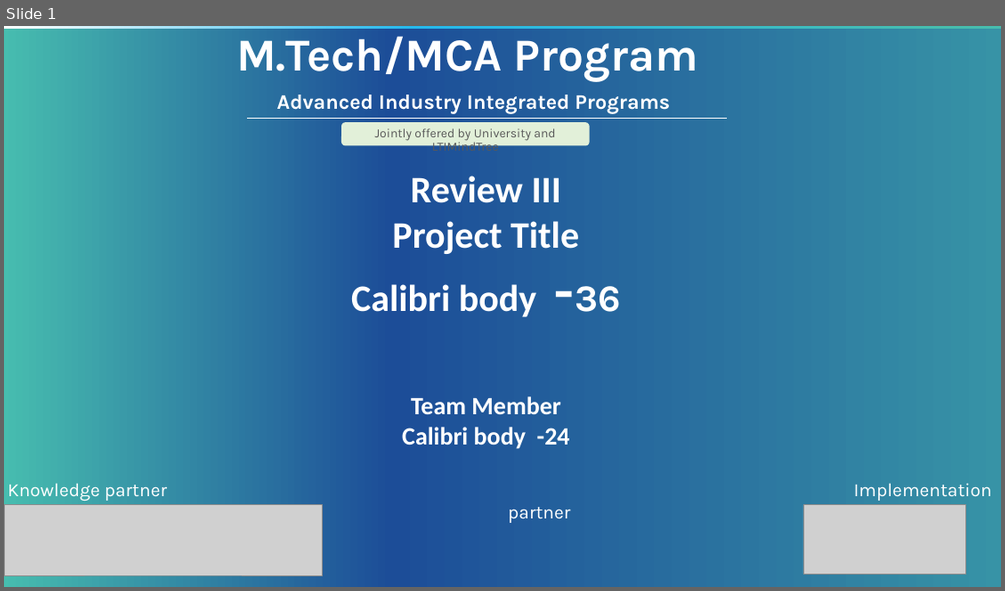
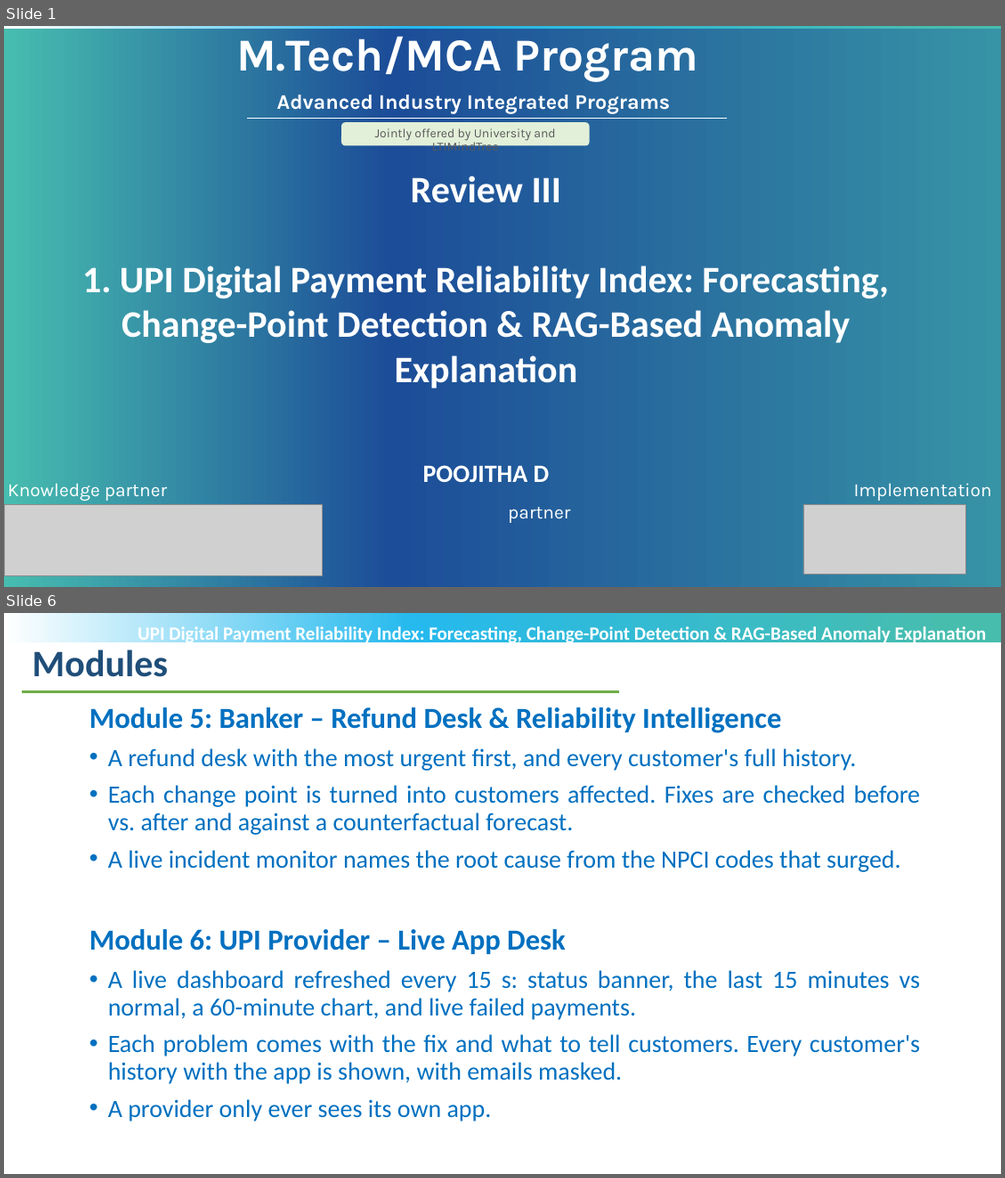
Before and after one commit to POOJITHA-02/lti-proj, a slide deck: MTech-Project_Review3_PPT_Template_V1.pptx. Shown one above the other, each under a label of ours: slide 1 before the commit, slides 1 and 6 after it; the slides between them are not shown. The pictures are 1005x591 and 1005x1178 pixels, drawn with LibreOffice and Linux fonts; fonts in the diff are those of the drawing; grey boxes stand for pictures; background and template pictures are left out. Boxes give left, top, right and bottom in pixels: in the first picture for what was removed or moved away, otherwise in the second. Text is boxed around its words. In the diff, an @@ line names an element or a change of style, - is before the commit and + after.

```diff
--- a/MTech-Project_Review3_PPT_Template_V1.pptx
+++ b/MTech-Project_Review3_PPT_Template_V1.pptx
@@ slide 6 added at (4, 613, 1001, 1174), background #FFFFFF; not listed: 1 template element that a slide beside it also shows @@
@@ text added at (138, 624, 987, 645), 18 pt, text #FFFFFF, bold @@
+UPI Digital Payment Reliability Index: Forecasting, Change-Point Detection & RAG-Based Anomaly Explanation
@@ text added at (32, 649, 168, 677), 36 pt, text #1F4E79, bold @@
+Modules
@@ line added from (22, 691) to (619, 691), #70AD47 2.25 pt @@
@@ text added at (89, 707, 921, 1121), 24 pt, text #0070C0 @@
+Module 5: Banker – Refund Desk & Reliability Intelligence
+• A refund desk with the most urgent first, and every customer's full history.
+• Each change point is turned into customers affected. Fixes are checked before vs. after and against a counterfactual forecast.
+• A live incident monitor names the root cause from the NPCI codes that surged.
+Module 6: UPI Provider – Live App Desk
+• A live dashboard refreshed every 15 s: status banner, the last 15 minutes vs normal, a 60-minute chart, and live failed payments.
+• Each problem comes with the fix and what to tell customers. Every customer's history with the app is shown, with emails masked.
+• A provider only ever sees its own app.
@@ slide 1 changed as well @@
@@ text at (82, 265, 889, 482): text changed @@
-Project Title
-Calibri body -36
-Team Member
-Calibri body -24
+1. UPI Digital Payment Reliability Index: Forecasting, Change-Point Detection & RAG-Based Anomaly Explanation
+POOJITHA D
```
Also in this commit, not shown: 1 other slide changed, 17 other slides added, 9 slides removed.
